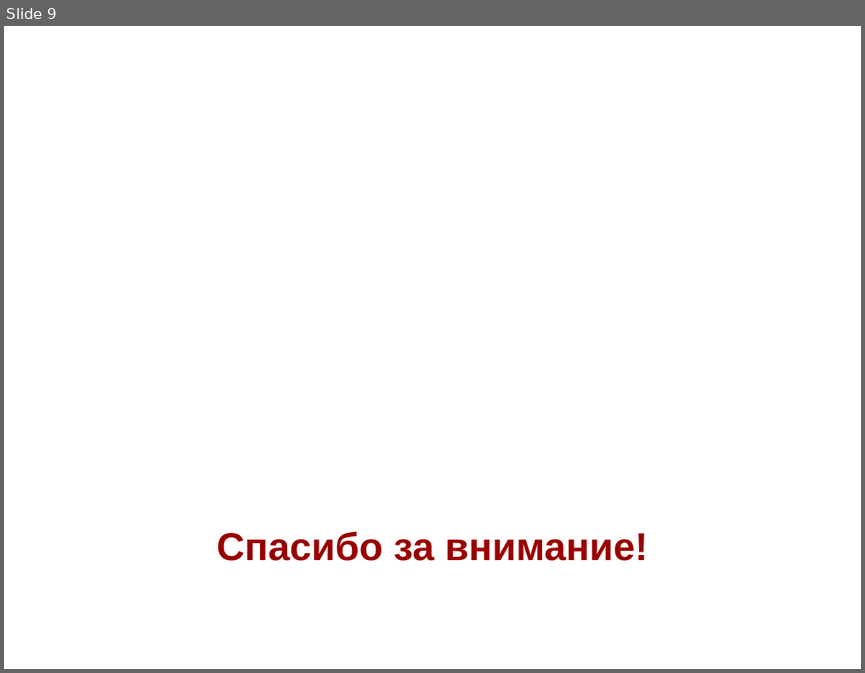
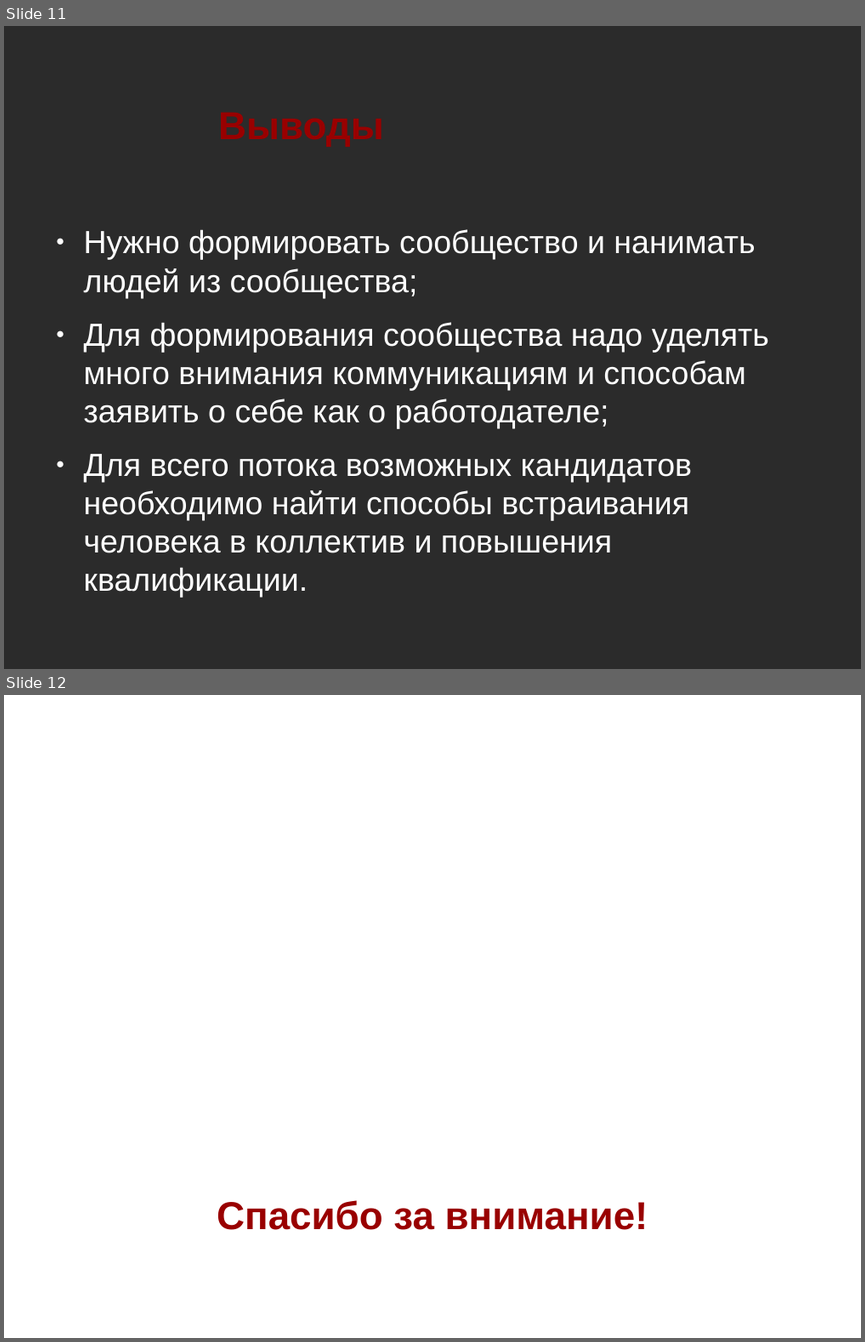
Before and after one commit to NIR-Ginko/presentations, a slide deck: 2020-02-07 ALT Join and community/ALT Join and community.odp. Shown one above the other, each under a label of ours: slide 9 before the commit, slides 11 and 12 after it. The pictures are 865x673 and 865x1342 pixels, drawn with LibreOffice and Linux fonts; fonts in the diff are those of the drawing; background and template pictures are left out; a plain dark background stands for a picture behind light text. Boxes give left, top, right and bottom in pixels: in the first picture for what was removed or moved away, otherwise in the second. Text is boxed around its words. In the diff, an @@ line names an element or a change of style, - is before the commit and + after.

```diff
--- a/2020-02-07 ALT Join and community/ALT Join and community.odp
+++ b/2020-02-07 ALT Join and community/ALT Join and community.odp
@@ slide 11 added at (4, 26, 861, 669), background picture (left out) @@
@@ title added at (218, 112, 384, 147), 36 pt, text #990000, bold @@
+Выводы
@@ text added at (84, 229, 769, 553), 29.6 pt, text #FFFFFF @@
+● Нужно формировать сообщество и нанимать людей из сообщества;
+● Для формирования сообщества надо уделять много внимания коммуникациям и способам заявить о себе как о работодателе;
+● Для всего потока возможных кандидатов необходимо найти способы встраивания человека в коллектив и повышения квалификации.
@@ what was slide 9 is now slide 12 @@
```
Also in this commit, not shown: 10 other slides added, 8 slides removed.
